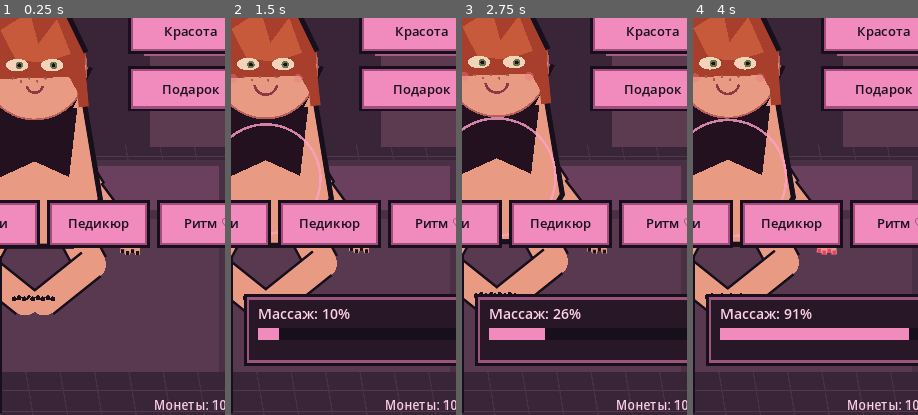
Above: before the commit, frames 1-4 (left to right).
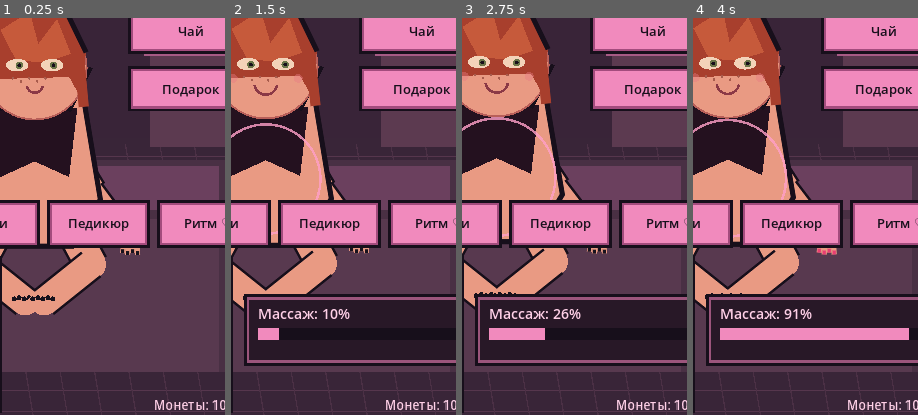
Above: after the commit, the same moments.

Repository: babymurderr0711/jia-android
Game: Godot game, scene res://Main.tscn
Two runs of this game, one before a commit and one after it. Both use one fixed random seed, a clock stepped at 60 frames per second and the inputs below.
Inputs (mouse positions are % of the whole screen's width and height, from its top left):
- Up to frame 1 (0.25 s): no input
- Up to frame 2 (1.5 s): move the mouse to (72, 45) at 0.52 s; click (72, 45) at 0.67 s; drag from (30, 55) to (45, 70) at 1.27 s
- Up to frame 3 (2.75 s): move the mouse to (60, 28) at 2.02 s; click (60, 28) at 2.17 s
- Up to frame 4 (4 s): drag from (45, 70) to (20, 35) at 2.77 s; move the mouse to (80, 65) at 3.52 s; click (80, 65) at 3.67 s
The pictures show only the part of the screen within x 41-91%, y 46-96%; the shares and areas given below are measured in that part.

The runs differ from the first frame. In frame 1, 0.3% of the frame differs, in the area x 73-97%, y 2-6%; in frame 2, 0.3%; in frame 3, 0.3%; in frame 4, 0.3%.

Commit message:
Wire tea, snacks and hygiene care into touch controls

Diff:
--- a/godot/main.gd
+++ b/godot/main.gd
@@ -325,7 +325,7 @@
 	_panel(Rect2(22, 150, 340, 112), PALE)
 	draw_string(ThemeDB.fallback_font, Vector2(42, 193), action_text.left(27), HORIZONTAL_ALIGNMENT_LEFT, 300, 23, INK)
 	# right actions
-	var labels := ["Позировать", "Массаж", "Красота", "Подарок"]
+	var labels := ["Позировать", "Массаж", "Чай", "Подарок"]
 	for i in range(4):
 		_button(Rect2(500, 400 + i * 92, 200, 72), labels[i])
 	# stats
@@ -427,7 +427,12 @@
 		match idx:
 			0: _next_pose()
 			1: _start_massage()
-			2: _change_manicure()
+			2:
+				if JiaWorld.consume("tea"):
+					action_text = "Чай согрел меня. Спасибо ♡"
+					_sync_world_state()
+				else:
+					action_text = "Чай закончился — нужно пополнить запасы"
 			3: _gift()
 	elif pose_editor and pos.x >= 390 and pos.y >= 215 and pos.y < 355:
 		if pos.y < 280:
@@ -435,6 +440,16 @@
 		else:
 			leg_pose = clampf(leg_pose + (-0.15 if pos.x < 540 else 0.15), -1.0, 1.0)
 		action_text = "Подбираем положение суставов ♡"
+	elif pos.x >= 18 and pos.x <= 298 and pos.y >= 1130 and pos.y < 1180:
+		if JiaWorld.consume("snack"):
+			action_text = "Перекусила — теперь больше сил ♡"
+			_sync_world_state()
+		else:
+			action_text = "Перекусы закончились"
+	elif pos.x >= 18 and pos.x <= 298 and pos.y >= 1180 and pos.y < 1235:
+		JiaWorld.freshen_up()
+		_sync_world_state()
+		action_text = "Освежилась и чувствую себя лучше ♡"
 	elif rhythm_active:
 		if pos.distance_to(rhythm_target) <= 48.0 and rhythm_cooldown <= 0.0:
 			rhythm_score += 1
